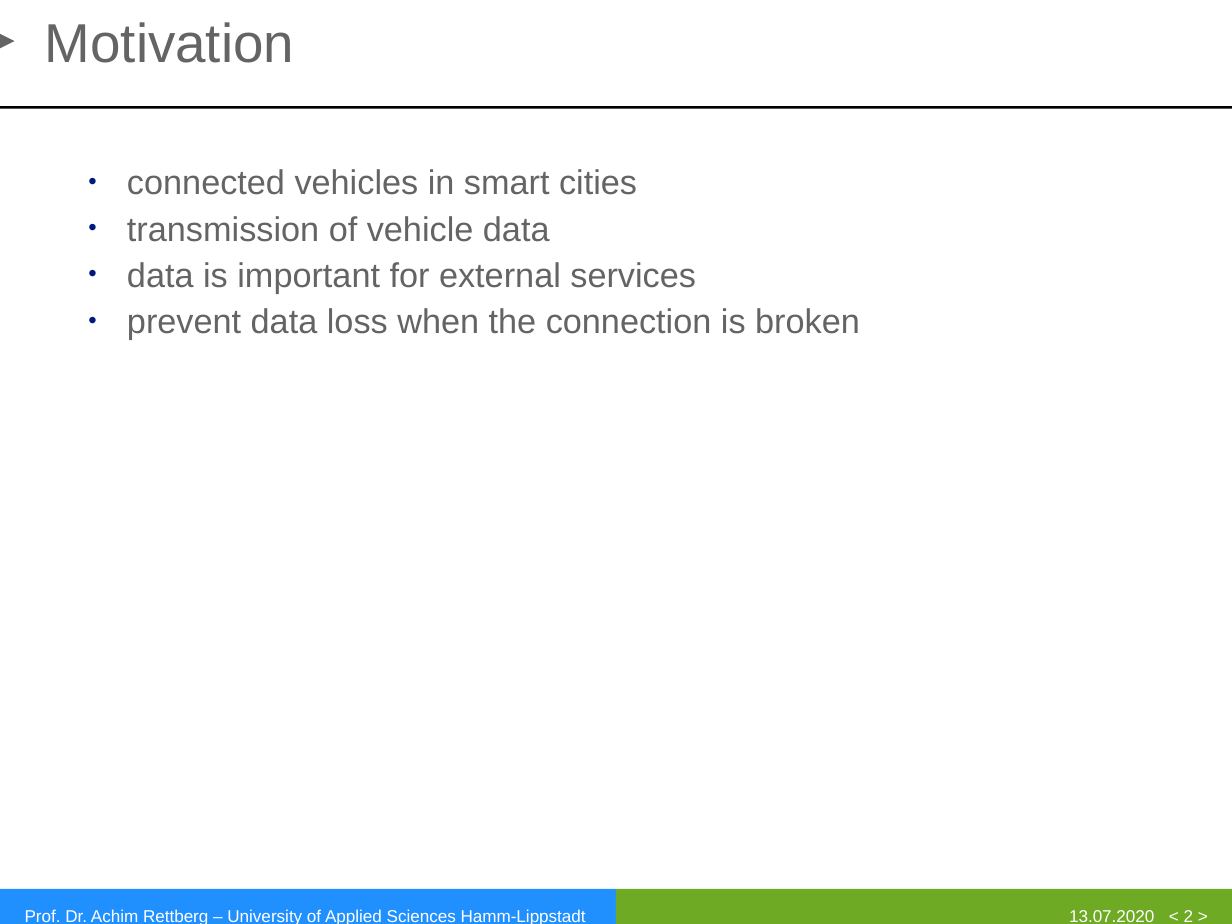
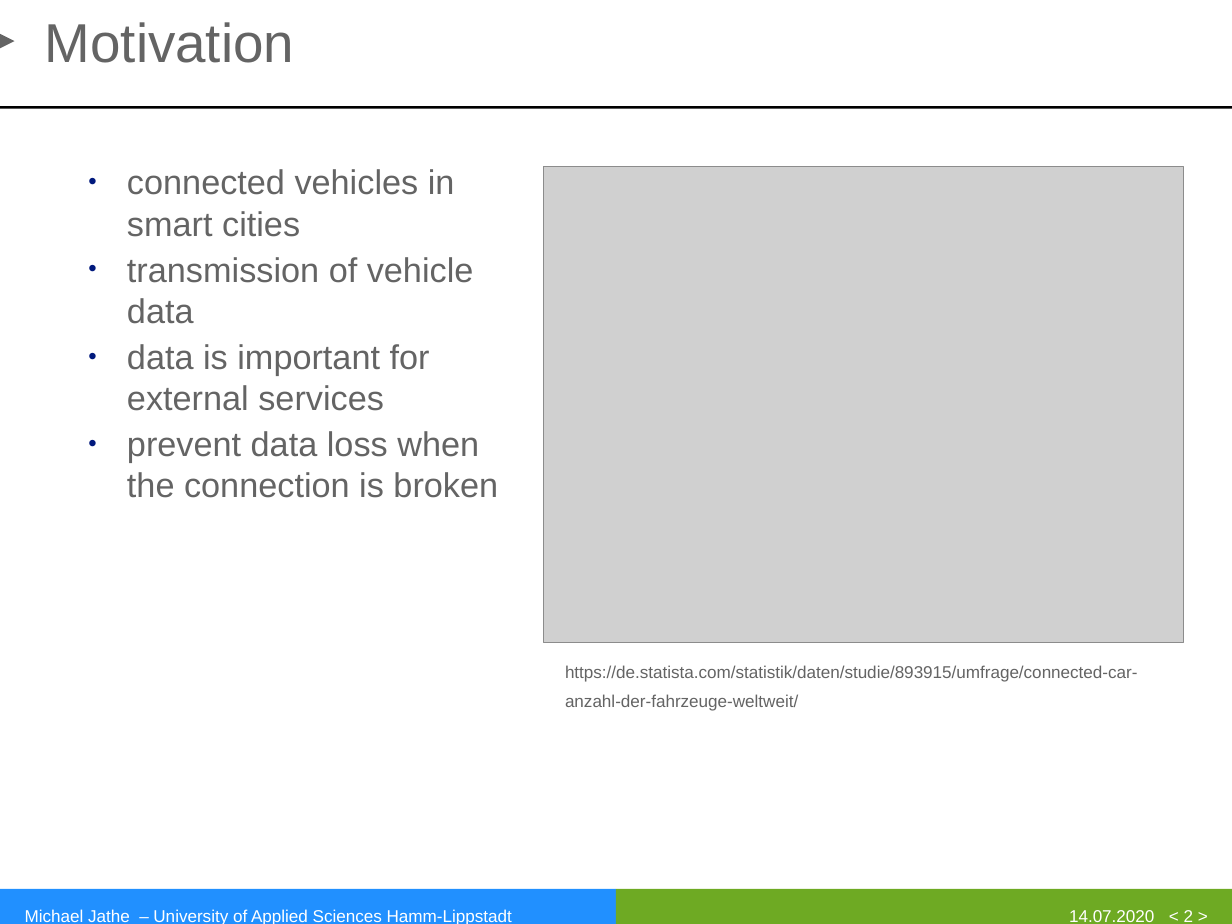
Before and after one commit to mjathe/car_mqtt, a slide deck: slide 2 of Präsentation/Broker redundancy.pptx. Drawn at 1232x924 pixels with LibreOffice and Linux fonts; fonts in the diff are those of the drawing; grey boxes stand for pictures; background and template pictures are left out. Boxes give left, top, right and bottom in pixels: in the first picture for what was removed or moved away, otherwise in the second. Text is boxed around its words. In the diff, an @@ line names an element or a change of style, - is before the commit and + after.

```diff
--- a/Präsentation/Broker redundancy.pptx
+++ b/Präsentation/Broker redundancy.pptx
@@ text "connected vehicles in smart cities" rewrapped from bbox=[127, 169, 860, 340] to bbox=[127, 169, 498, 498] @@
@@ picture added at bbox=[543, 166, 1184, 642] @@
@@ text added at bbox=[565, 665, 1138, 711], 10 pt, text #646464 @@
+https://de.statista.com/statistik/daten/studie/893915/umfrage/connected-car-anzahl-der-fahrzeuge-weltweit/
@@ text at bbox=[25, 909, 512, 924]: text changed @@
-Prof. Dr. Achim Rettberg – University of Applied Sciences Hamm-Lippstadt
+Michael Jathe – University of Applied Sciences Hamm-Lippstadt
@@ text at bbox=[1069, 910, 1154, 922]: text changed @@
-13.07.2020
+14.07.2020
```
Also in this commit, not shown: 11 other slides changed, 1 slide added.
